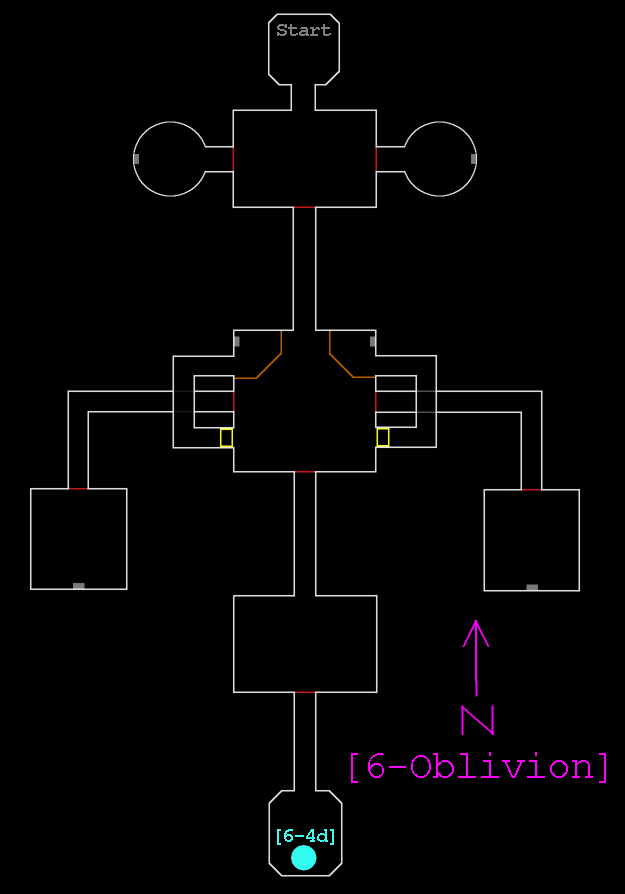
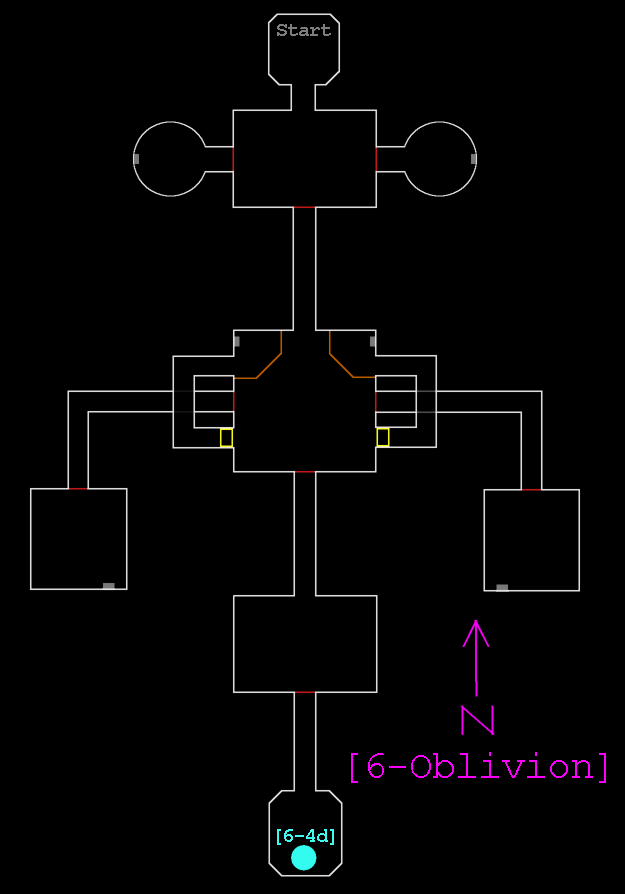
The second (625, 894) image is a revision of the first. Changes to its layers:
painted on "main" over [72, 582, 539, 592]
